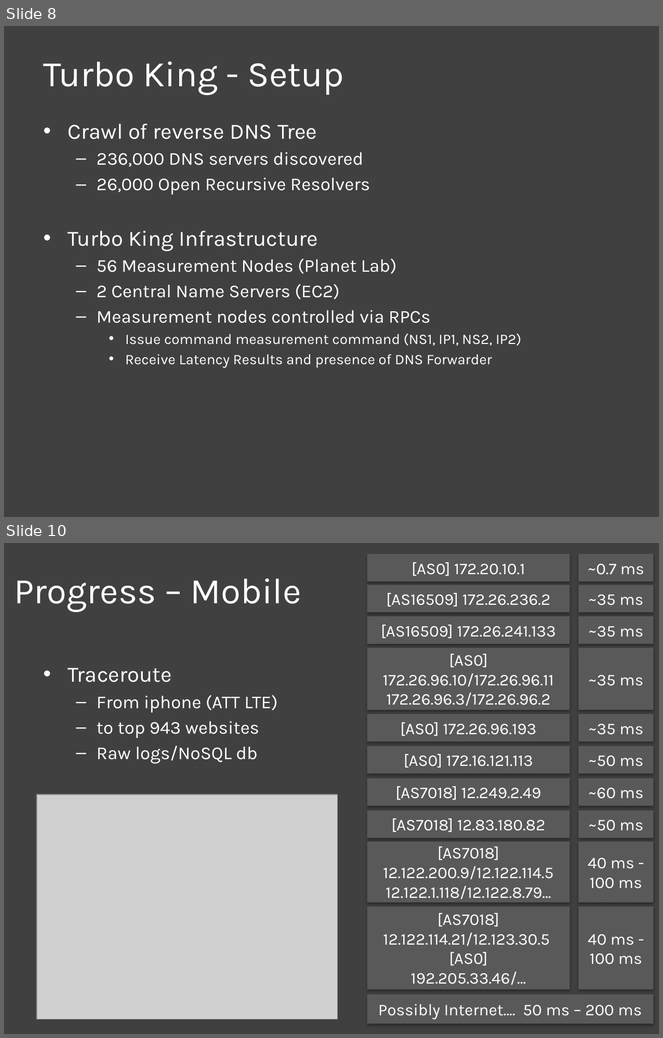
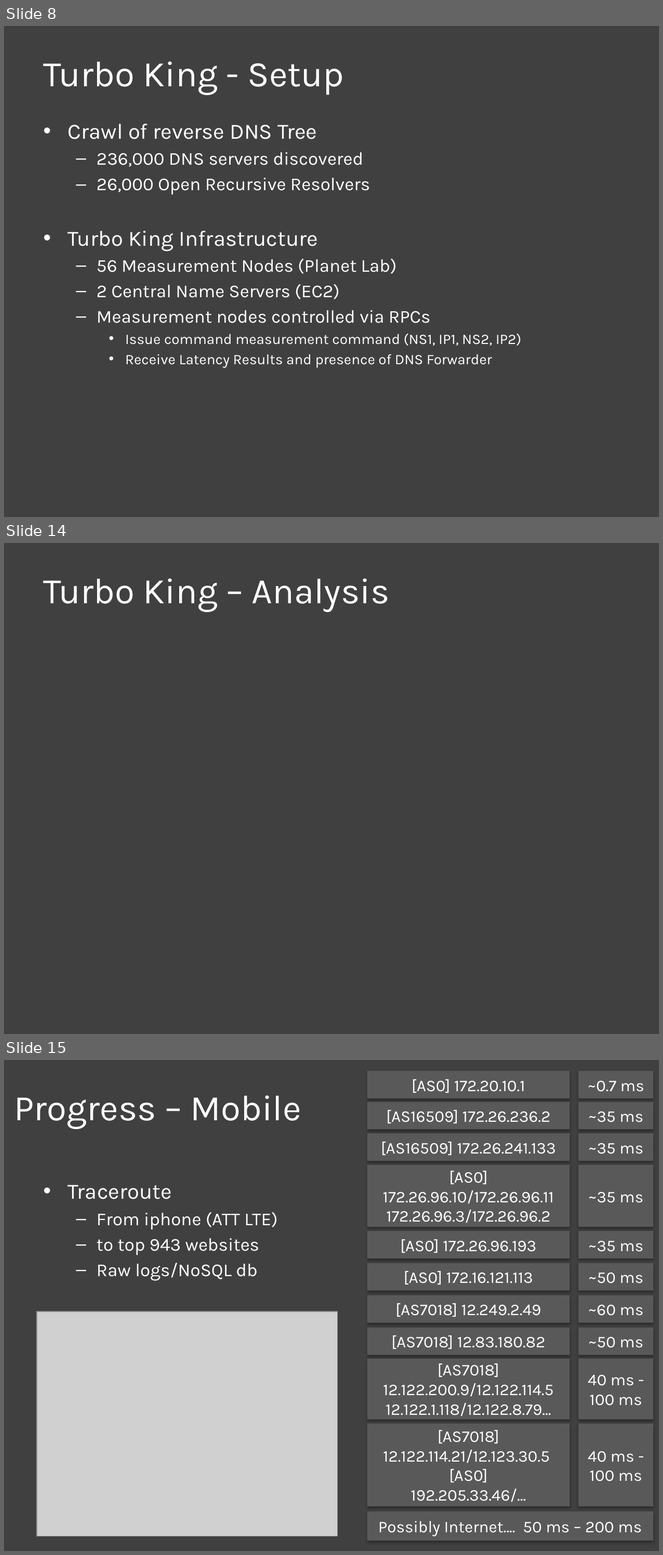
Before and after one commit to nebgnahz/CS268NetworkMeasurement, a slide deck: doc/Final/Final.pptx. Shown one above the other, each under a label of ours: slides 8 and 10 before the commit, slides 8, 14 and 15 after it; the slides between them are not shown. The pictures are 663x1038 and 663x1555 pixels, drawn with LibreOffice and Linux fonts; fonts in the diff are those of the drawing; grey boxes stand for pictures. Boxes give left, top, right and bottom in pixels: in the first picture for what was removed or moved away, otherwise in the second. Text is boxed around its words. In the diff, an @@ line names an element or a change of style, - is before the commit and + after.

```diff
--- a/doc/Final/Final.pptx
+++ b/doc/Final/Final.pptx
@@ slide 14 added at box(4, 543, 659, 1034), background #404040 @@
@@ title added at box(44, 578, 390, 612), 39.6 pt, text #FFFFFF @@
+Turbo King – Analysis
@@ what was slide 10 is now slide 15 @@
```
Also in this commit, not shown: 1 slide changed, 4 other slides added.
